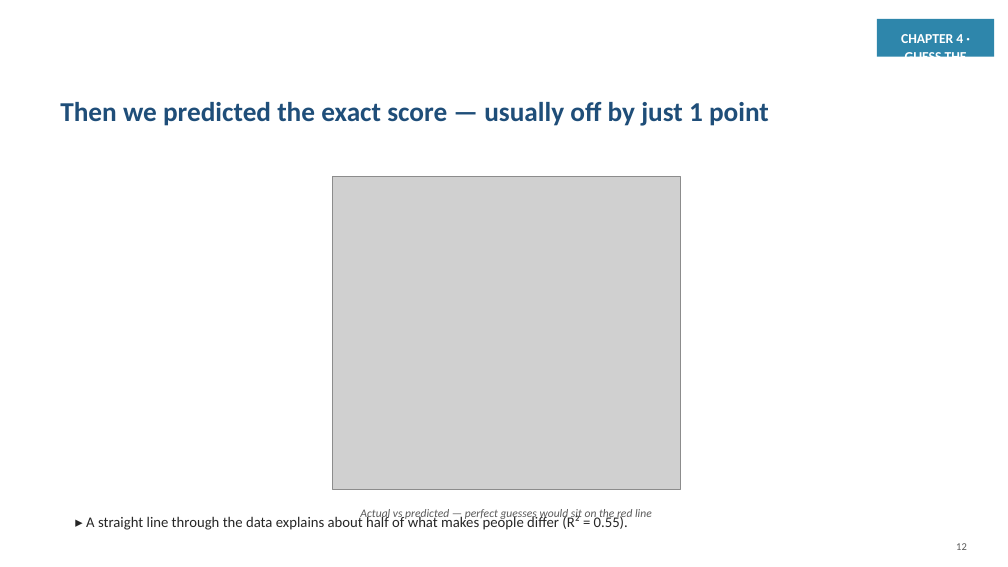
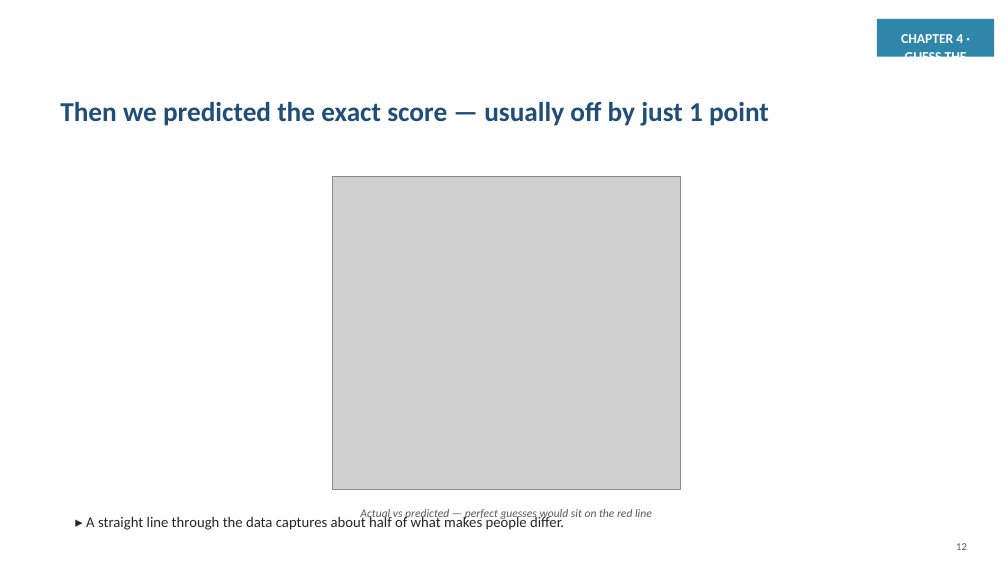
Before and after one commit to jaismine19/social-media-stress-analysis, a slide deck: slide 12 of presentation/Social_Media_Stress_Presentation.pptx. Drawn at 1008x567 pixels with LibreOffice and Linux fonts; fonts in the diff are those of the drawing; grey boxes stand for pictures. Boxes give left, top, right and bottom in pixels: in the first picture for what was removed or moved away, otherwise in the second. Text is boxed around its words. In the diff, an @@ line names an element or a change of style, - is before the commit and + after.

```diff
--- a/presentation/Social_Media_Stress_Presentation.pptx
+++ b/presentation/Social_Media_Stress_Presentation.pptx
@@ text at <box>86,514,564,530</box>: text changed @@
-▸ A straight line through the data explains about half of what makes people differ (R² = 0.55).
+▸ A straight line through the data captures about half of what makes people differ.
```
Also in this commit, not shown: 10 other slides changed.
